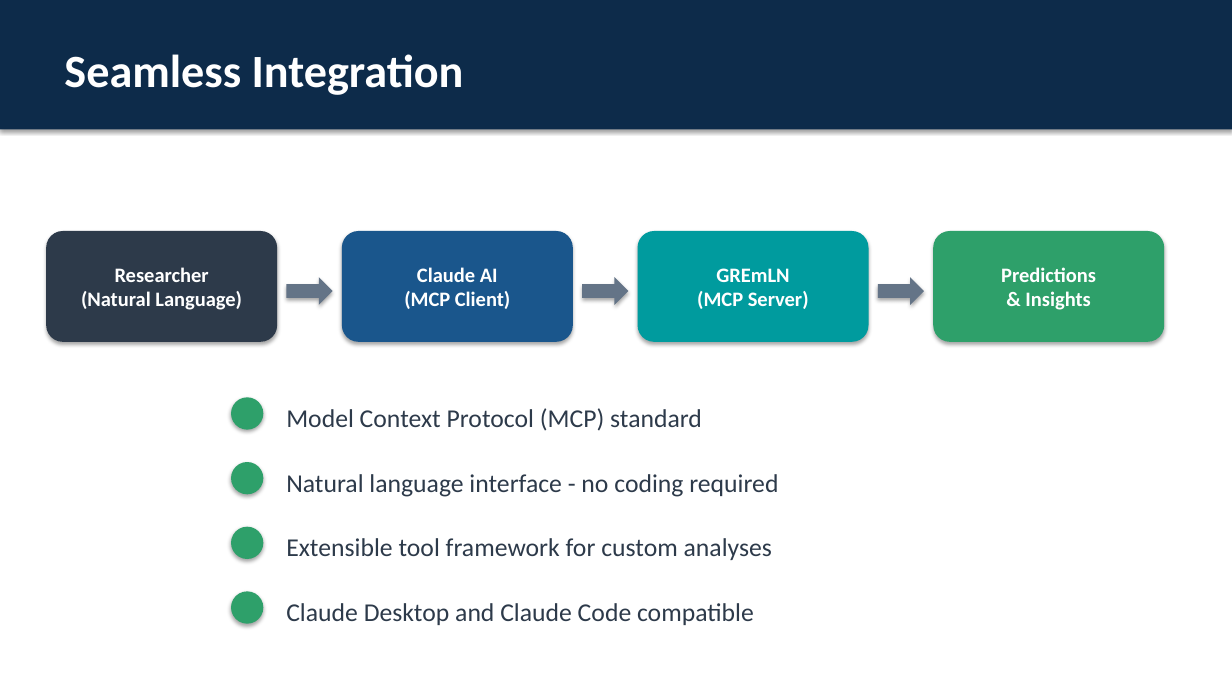
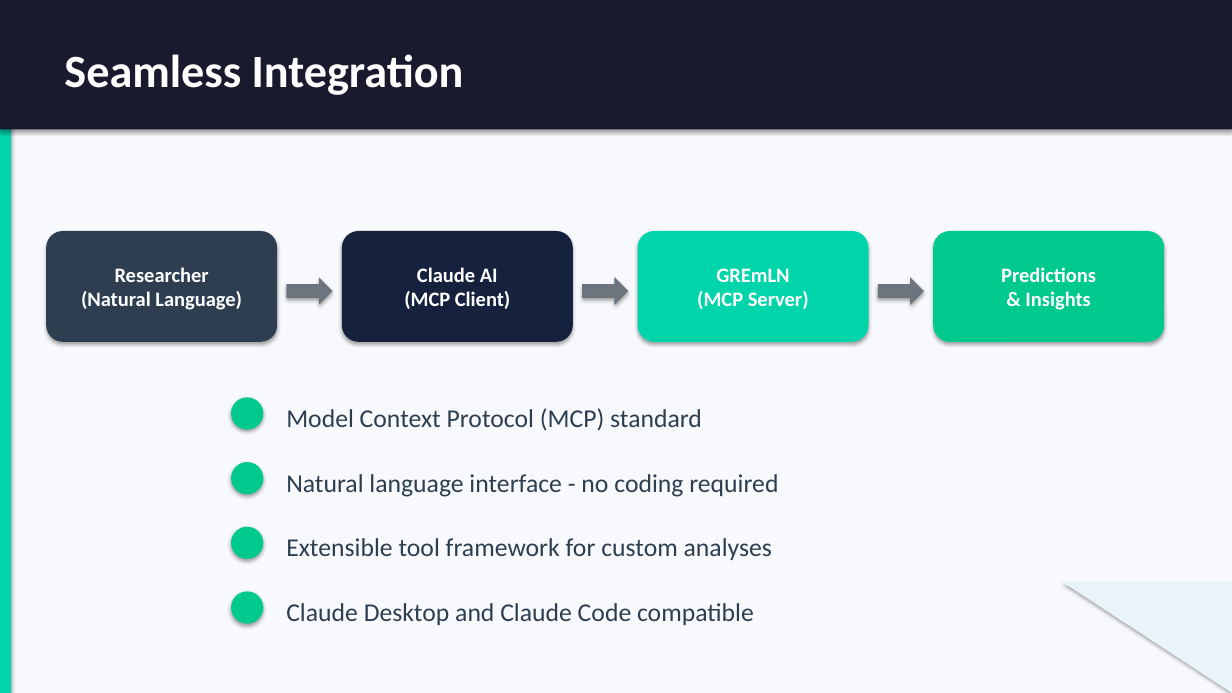
Before and after one commit to jab57/CASCADE, a slide deck: slide 11 of GREmLN_MCP_Server_Presentation.pptx. Drawn at 1232x693 pixels with LibreOffice and Linux fonts; fonts in the diff are those of the drawing. Boxes give left, top, right and bottom in pixels: in the first picture for what was removed or moved away, otherwise in the second. Text is boxed around its words. In the diff, an @@ line names an element or a change of style, - is before the commit and + after.

```diff
--- a/GREmLN_MCP_Server_Presentation.pptx
+++ b/GREmLN_MCP_Server_Presentation.pptx
@@ rectangle at [0,0,1232,693]: fill #FFFFFF to #F8F9FC @@
@@ rectangle at [0,0,1232,129]: fill #0D2B4A to #1A1A2E @@
@@ rectangle removed at [0,0,1232,7] @@
@@ rectangle added at [0,0,11,693], fill #00D4AA @@
@@ rounded rectangle "Claude AI (MCP Client)" at [342,231,573,342]: fill #1A568C to #16213E @@
@@ rounded rectangle "GREmLN (MCP Server)" at [638,231,869,342]: fill #009B9E to #00D4AA @@
@@ fill #2EA06A to #00C98D in 5 elements at [933,231,1165,342], [231,397,263,430], [231,462,263,494], [231,527,263,559], [231,592,263,624] @@
@@ right triangle added at [1063,582,1232,693], fill #E8F4F8 @@
```
Also in this commit, not shown: 12 other slides changed, 1 other file.
